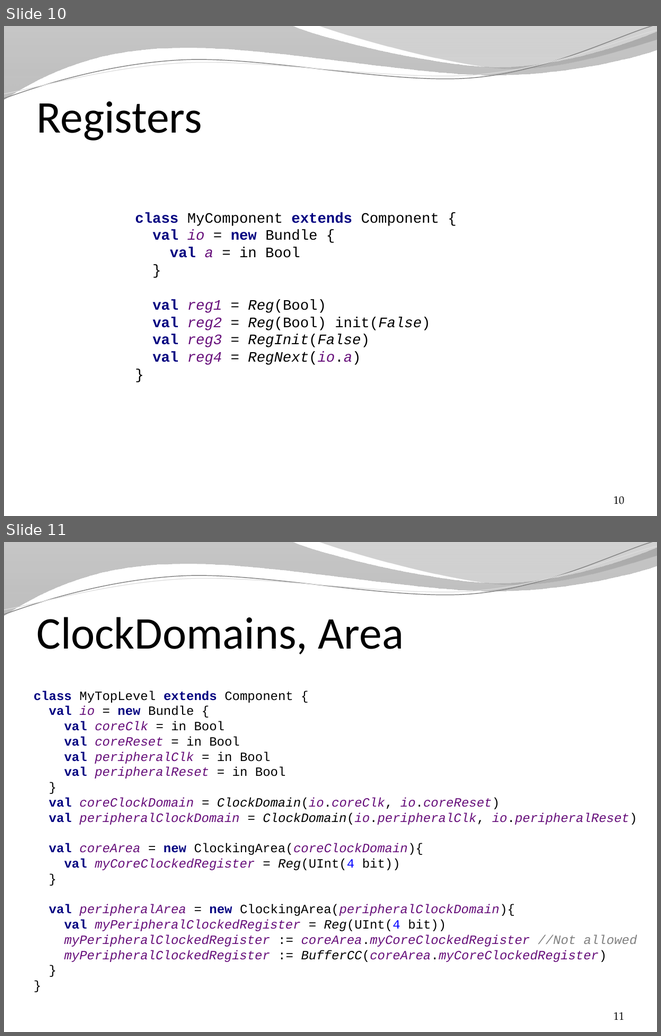
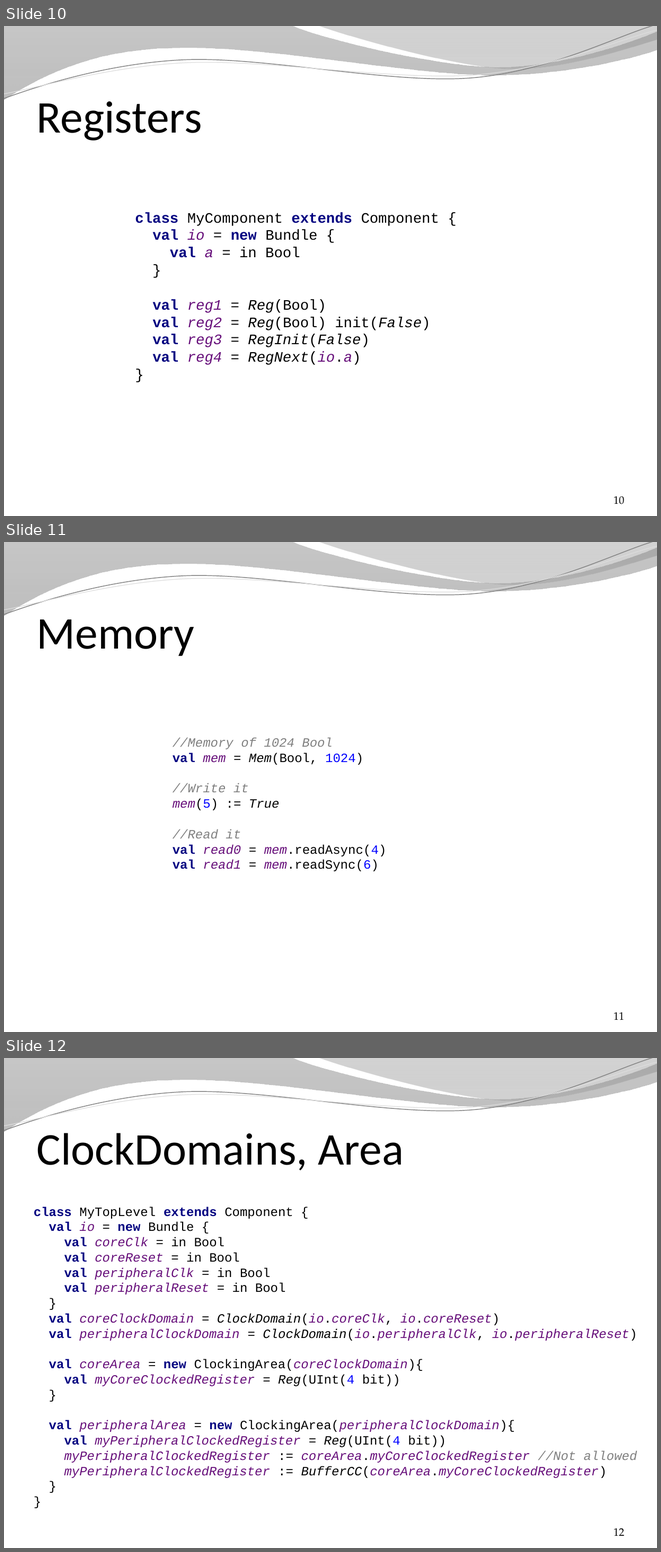
Before and after one commit to SpinalHDL/SpinalDoc, a slide deck: presentation/en/presentaion.pptx. Shown one above the other, each under a label of ours: slides 10 and 11 before the commit, slides 10, 11 and 12 after it. The pictures are 661x1036 and 661x1552 pixels, drawn with LibreOffice and Linux fonts; fonts in the diff are those of the drawing; background and template pictures are left out. Boxes give left, top, right and bottom in pixels: in the first picture for what was removed or moved away, otherwise in the second. Text is boxed around its words. In the diff, an @@ line names an element or a change of style, - is before the commit and + after.

```diff
--- a/presentation/en/presentaion.pptx
+++ b/presentation/en/presentaion.pptx
@@ slide 11 added at [4,542,657,1032], background picture (left out); not listed: 4 template elements that a slide beside it also shows @@
@@ title added at [37,619,195,656], 50 pt, text #000000 @@
+Memory
@@ text added at [173,738,387,871], 14 pt, text #000000, italic @@
+//Memory of 1024 Bool
+val mem = Mem(Bool, 1024)
+//Write it
+mem(5) := True
+//Read it
+val read0 = mem.readAsync(4)
+val read1 = mem.readSync(6)
@@ page number added at [614,1012,624,1020], 12 pt, text #000000 @@
+11
@@ what was slide 11 is now slide 12 @@
@@ page number at [614,1528,624,1536]: text changed @@
-11
+12
```
Also in this commit, not shown: 2 slides changed, 1 other file.
